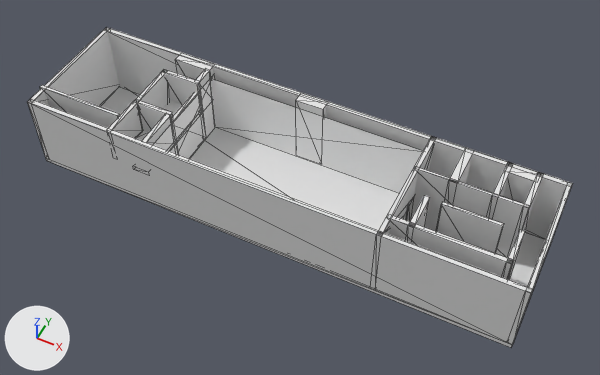
One commit to the glTF model public/240_west_37th_projection.glb: the scene before it, then after it.
One viewpoint serves both versions: a camera (50 mm lens) standing at (47.9, -92.3, 118.9) and looking at (2.4, -1.3, 5.1). Every picture has the same lights, and +X, +Y and +Z are marked at lower left. The first picture is the older version. Mesh edges are drawn as thin lines. Vertices at exactly the same position are counted once.
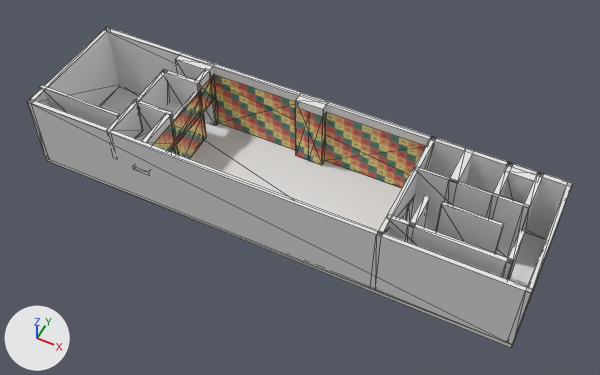
Pixel boxes [x1, y1, x2, y2] of what changed, in the pictures (600 x 375 px):
'projection_wall_360', reshaped, moved, recoloured (darker): before [153, 75, 423, 220]; after [153, 74, 425, 220]
part 1 of me_projection_wall_360_mesh, deleted: before [153, 75, 215, 159]
part 2 of me_projection_wall_360_mesh, cut back: before [210, 78, 423, 193]; after [153, 74, 425, 220]

What the commit changed:
Picture 'test-pattern' (img_test_pattern) is new.
Material 'projection_test_pattern_material' (mat_projection_test_pattern_material) is new.
Its texture is img_test_pattern.
me_projection_wall_360_mesh is used by ob_projection_wall_360; location (0.0, 0.0, 0.0).
me_projection_wall_360_mesh had 16 vertices, 8 faces and spanned x -22.7..21.7, y -11.4..11.4, z 0.0..13.0.
me_projection_wall_360_mesh no longer uses material mat_projection_360_surface (white #ffffff).
me_projection_wall_360_mesh now has 35 vertices, 30 faces and spans x -0.1..44.0, y -11.4..11.3, z -6.6..6.4.
me_projection_wall_360_mesh part 1: the loose piece of 4 vertices spanning x -22.5, y -11.4..11.4, z 0.0..13.0 is deleted.
Part 2, on me_projection_wall_360_mesh:
4 vertices are removed from x -22.7..21.7, y 9.9, z 0.0..13.0.
2 faces are deleted.
25 vertices are added at x -0.1..44.0, y -11.4..11.3, z -6.6..1.2.
10 new vertices lie (0.0, 0.0, 13.0) away from vertices in x -0.1..44.0, y -11.4..11.3, z -6.6.
30 new faces join them.
Other edits to the shape of me_projection_wall_360_mesh do not show in these pictures.
me_projection_wall_360_mesh gains material mat_projection_test_pattern_material (picture img_test_pattern).
Object 'projection_wall_360' (ob_projection_wall_360) moves from (0.0, 0.0, 0.0) to (-22.4, 0.0, 6.6).
